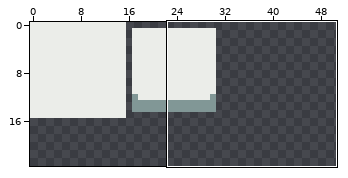
Pixel-art file, stored at assets/atlas.aseprite. The picture above shows the old version from afar; the outline marks the close-up.
Close-up. Before the commit:
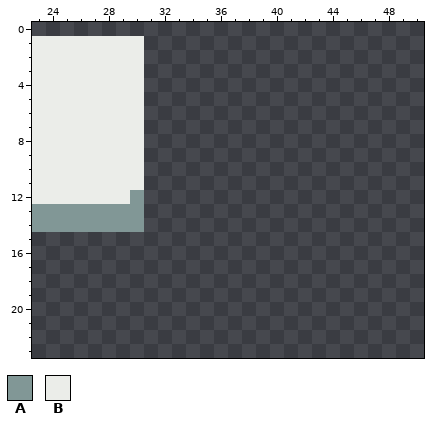
256x256 pixels, 1 frame. Shown: x 23..50, y 0..23. The old version is drawn lined up with the new one. The wide view leaves out empty margins.
Palette (. is transparent): A #819796  B #ebede9
Pixels before, first column x 23:
 1 BBBBBBBB
 2 BBBBBBBB
 3 BBBBBBBB
 4 BBBBBBBB
 5 BBBBBBBB
 6 BBBBBBBB
 7 BBBBBBBB
 8 BBBBBBBB
 9 BBBBBBBB
10 BBBBBBBB
11 BBBBBBBB
12 BBBBBBBA
13 AAAAAAAA
14 AAAAAAAA
After:
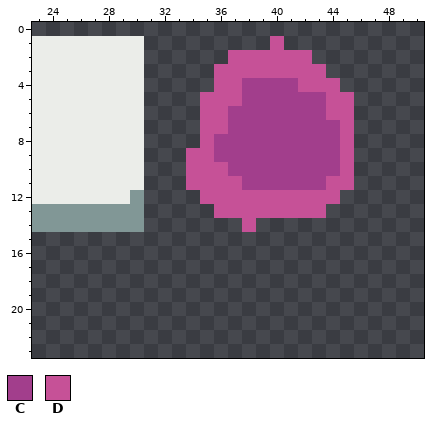
Colours new in this view: C #a23e8c  D #c65197
From old to new:
drawings rearranged on the sheet (the old picture shows each at its new place; 3 dropped ones are not shown)
y 1: x 40 . -> D
y 2: x 37..42 ...... -> DDDDDD
y 3: x 36..43 ........ -> DDDDDDDD
y 4: x 36..44 ......... -> DDCCCCDDD
y 5: x 35..45 ........... -> DDDCCCCCCDD
y 6: x 35..45 ........... -> DDCCCCCCCDD
y 7: x 35..45 ........... -> DDCCCCCCCCD
y 8: x 35..45 ........... -> DCCCCCCCCCD
y 9: x 34..45 ............ -> DDCCCCCCCCCD
y 10: x 34..45 ............ -> DDDCCCCCCCCD
y 11: x 34..45 ............ -> DDDDCCCCCCDD
y 12: x 35..44 .......... -> DDDDDDDDDD
y 13: x 36..43 ........ -> DDDDDDDD
y 14: x 38 . -> D
